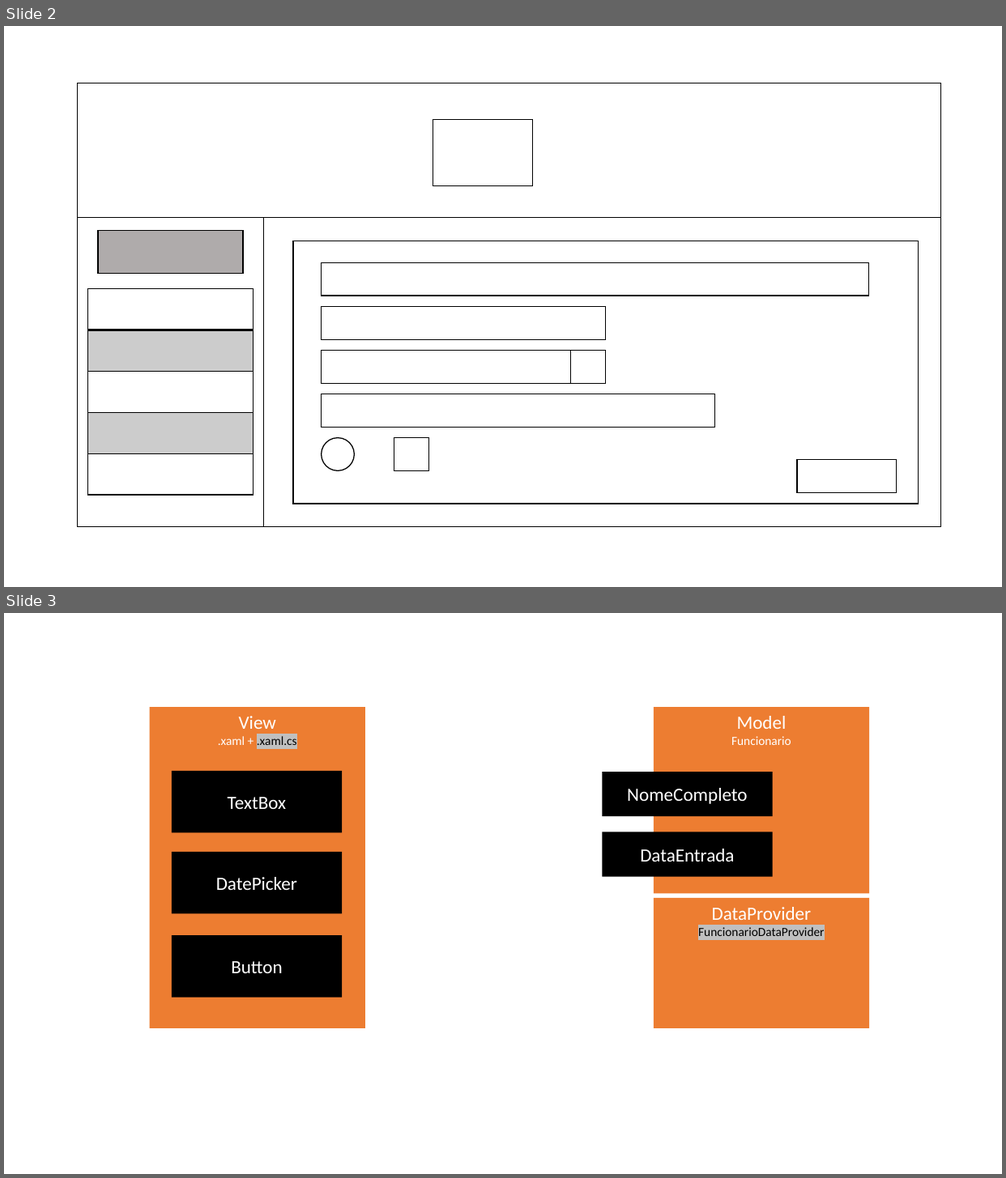
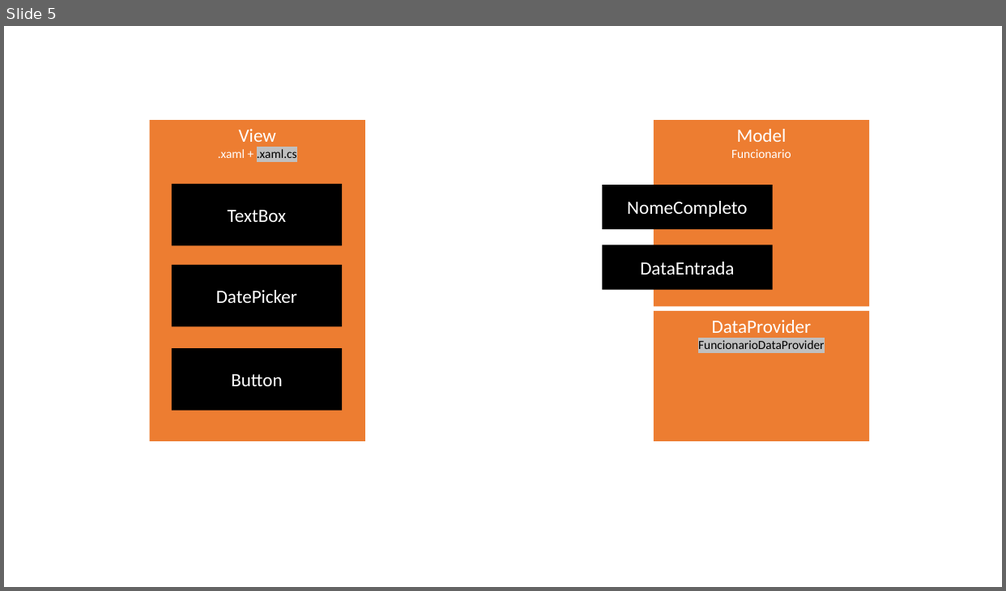
Before and after one commit to thigosilva/gestao_funcionarios_atividade, a slide deck: edu/prototipos/presentation.pptx. Shown one above the other, each under a label of ours: slides 2 and 3 before the commit, slide 5 after it. The pictures are 1006x1178 and 1006x591 pixels, drawn with LibreOffice and Linux fonts; fonts in the diff are those of the drawing. Boxes give left, top, right and bottom in pixels: in the first picture for what was removed or moved away, otherwise in the second. Text is boxed around its words. In the diff, an @@ line names an element or a change of style, - is before the commit and + after.

```diff
--- a/edu/prototipos/presentation.pptx
+++ b/edu/prototipos/presentation.pptx
@@ slide 2 removed at (4,26,1002,587), background #FFFFFF @@
@@ table removed at (78,83,940,527), 2 rows, 2 columns @@
- | 
- | 
@@ rectangle removed at (433,120,533,186) @@
@@ rectangle removed at (98,230,244,273) @@
@@ rectangle removed at (293,241,918,504) @@
@@ rectangle removed at (322,263,868,297) @@
@@ table removed at (88,288,253,495), 5 rows, 1 columns @@
-
-
-
-
-
@@ rectangle removed at (322,307,606,339) @@
@@ rectangle removed at (322,350,606,383) @@
@@ rectangle removed at (571,350,606,383) @@
@@ rectangle removed at (322,395,715,427) @@
@@ ellipse removed at (322,437,355,471) @@
@@ rectangle removed at (394,437,429,471) @@
@@ rectangle removed at (798,460,897,493) @@
@@ what was slide 3 is now slide 5 @@
```
Also in this commit, not shown: 4 slides added, 1 other slide removed, 10 other files.
